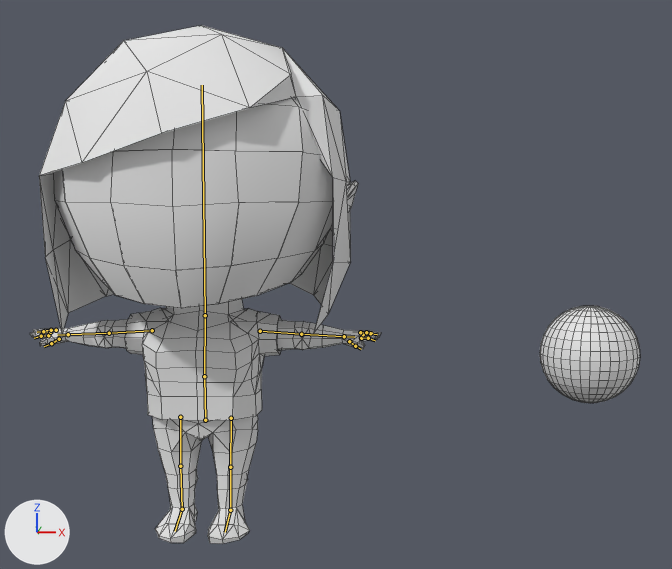
The Blender file raw/models/characters/marks/nova-kid.blend: old version first, new version second.
Camera for both pictures: a 50 mm camera at (4.6, -23.4, 8.2) aimed at (3.1, 4.7, 5.9). The axes (+X, +Y, +Z) are drawn at lower left. The lights are the same throughout. The bones that bend it are drawn over the model as lines. Mesh edges are drawn as thin lines.

Names of what the first picture shows: 'Sphere', 'face', 'hair-straight', 'novakid', 'tshirt'.
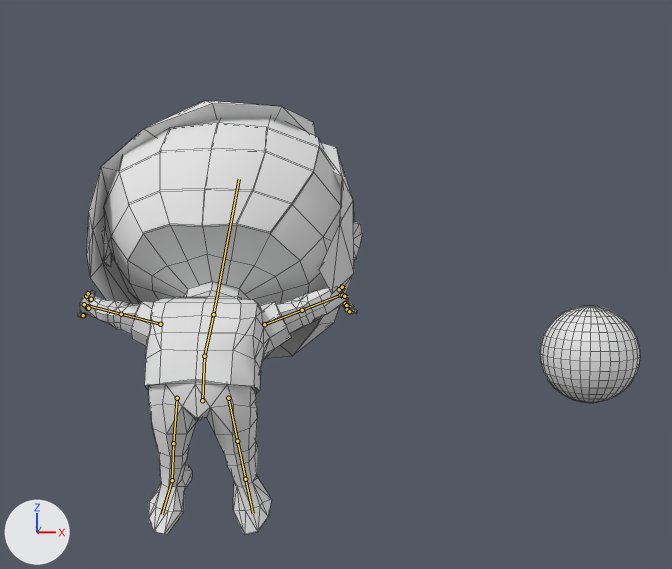
The newer file adds an action. The first version stands in its rest pose; the second is drawn at frame 43 of the action 'sleepy_yawn'.

The edits, one by one:
Bone 'spine.lower' (bone_spine_lower) moves from (0.0, 0.0, 0.0) to (0.0, 0.6, 0.34).
Bone 'spine.lower' (bone_spine_lower) turns from (0, 0, 0) to (-21, 0, 0) degrees about its own x, y and z.
Bone 'spine.upper' (bone_spine_upper) turns from (0, 0, 0) to (-28, 0, 0) degrees about its own x, y and z.
Bone 'head' (bone_head) turns from (0, 0, 0) to (-1, 0, 0) degrees about its own x, y and z.
Bone 'arm.hand.L' (bone_arm_hand_l) moves from (0.0, 0.0, 0.0) to (1.58, 0.06, 0.46).
Bone 'arm.hand.L' (bone_arm_hand_l) turns from (0, 0, 0) to (-63, -10, 94) degrees about its own x, y and z.
Bone 'arm.hand.thumb.upper.L' (bone_arm_hand_thumb_upper_l) turns from (0, 0, 0) to (-23, -20, 3) degrees about its own x, y and z.
Bone 'arm.hand.thumb.lower.L' (bone_arm_hand_thumb_lower_l) turns from (0, 0, 0) to (-16, 26, -4) degrees about its own x, y and z.
Bone 'arm.hand.ifinger.upper.L' (bone_arm_hand_ifinger_upper_l) moves from (0.0, 0.0, 0.0) to (0.07, -0.03, 0.0).
Bone 'arm.hand.ifinger.upper.L' (bone_arm_hand_ifinger_upper_l) turns from (0, 0, 0) to (-11, 12, -12) degrees about its own x, y and z.
Bone 'arm.hand.mfinger.upper.L' (bone_arm_hand_mfinger_upper_l) moves from (0.0, 0.0, 0.0) to (0.01, -0.02, 0.0).
Bone 'arm.hand.mfinger.upper.L' (bone_arm_hand_mfinger_upper_l) turns from (0, 0, 0) to (4, 14, -5) degrees about its own x, y and z.
Bone 'arm.hand.mfinger.lower.L' (bone_arm_hand_mfinger_lower_l) moves from (0.0, 0.0, 0.0) to (0.08, -0.04, 0.0).
Bone 'arm.hand.mfinger.lower.L' (bone_arm_hand_mfinger_lower_l) turns from (0, 0, 0) to (0, 3, -11) degrees about its own x, y and z.
Bone 'arm.hand.pfinger.upper.L' (bone_arm_hand_pfinger_upper_l) moves from (0.0, 0.0, 0.0) to (-0.04, -0.02, 0.0).
Bone 'arm.hand.pfinger.upper.L' (bone_arm_hand_pfinger_upper_l) turns from (0, 0, 0) to (16, 16, 2) degrees about its own x, y and z.
Bone 'arm.lower.R' (bone_arm_lower_r) turns from (0, 0, 0) to (1, -34, -2) degrees about its own x, y and z.
Bone 'arm.hand.R' (bone_arm_hand_r) moves from (0.0, 0.0, 0.0) to (-7.34, 1.4, 3.01).
Bone 'arm.hand.R' (bone_arm_hand_r) turns from (0, 0, 0) to (-78, 10, -92) degrees about its own x, y and z.
Bone 'arm.hand.thumb.upper.R' (bone_arm_hand_thumb_upper_r) turns from (0, 0, 0) to (-24, -10, -12) degrees about its own x, y and z.
Bone 'arm.hand.thumb.lower.R' (bone_arm_hand_thumb_lower_r) turns from (0, 0, 0) to (7, 34, 20) degrees about its own x, y and z.
Bone 'arm.hand.ifinger.upper.R' (bone_arm_hand_ifinger_upper_r) moves from (0.0, 0.0, 0.0) to (0.0, -0.04, 0.01).
Bone 'arm.hand.ifinger.upper.R' (bone_arm_hand_ifinger_upper_r) turns from (0, 0, 0) to (-11, 7, 11) degrees about its own x, y and z.
Bone 'arm.hand.mfinger.upper.R' (bone_arm_hand_mfinger_upper_r) moves from (0.0, 0.0, 0.0) to (-0.02, -0.02, 0.0).
Bone 'arm.hand.mfinger.upper.R' (bone_arm_hand_mfinger_upper_r) turns from (0, 0, 0) to (3, 3, 9) degrees about its own x, y and z.
Bone 'arm.hand.pfinger.upper.R' (bone_arm_hand_pfinger_upper_r) moves from (0.0, 0.0, 0.0) to (-0.02, 0.0, 0.0).
Bone 'arm.hand.pfinger.upper.R' (bone_arm_hand_pfinger_upper_r) turns from (0, 0, 0) to (12, -1, 7) degrees about its own x, y and z.
Bone 'arm.hand.ik.L' (bone_arm_hand_ik_l) moves from (0.0, 0.0, 0.0) to (-2.21, 1.37, 0.78).
Bone 'arm.hand.ik.L' (bone_arm_hand_ik_l) turns from (0, 0, 0) to (-7, -5, 5) degrees about its own x, y and z.
Bone 'arm.elbow.target.L' (bone_arm_elbow_target_l) moves from (0.0, 0.0, 0.0) to (-3.96, 2.86, -2.22).
Bone 'leg.foot.ik.R' (bone_leg_foot_ik_r) moves from (0.0, 0.0, 0.0) to (0.7, 0.3, 0.24).
Bone 'leg.foot.ik.R' (bone_leg_foot_ik_r) turns from (0, 0, 0) to (-23, -15, -43) degrees about its own x, y and z.
Bone 'arm.hand.ik.R' (bone_arm_hand_ik_r) moves from (0.0, 0.0, 0.0) to (1.58, 1.31, 0.94).
Bone 'arm.elbow.target.R' (bone_arm_elbow_target_r) moves from (0.0, 0.0, 0.0) to (4.43, 3.26, -2.02).
Bone 'leg.foot.ik.L' (bone_leg_foot_ik_l) moves from (0.0, 0.0, 0.0) to (-0.73, 0.41, 0.24).
Bone 'leg.foot.ik.L' (bone_leg_foot_ik_l) turns from (0, 0, 0) to (-24, 13, 51) degrees about its own x, y and z.

Boxes (x1, y1, x2, y2) around the edits, measured in the pictures (672 x 569 px):
'novakid', posed (19% narrower, 6% shorter): before (30, 98, 381, 544); after (77, 117, 362, 535)
'hair-straight', posed (14% narrower, 16% shorter): before (39, 25, 351, 333); after (87, 100, 355, 358)
'face', posed (17% narrower, 31% shorter): before (62, 149, 303, 308); after (119, 123, 319, 232)
'tshirt', posed (14% shorter): before (125, 308, 282, 421); after (131, 297, 291, 394)
bone 'spine.lower', root to tip: before (205, 420) to (204, 376); after (202, 400) to (204, 356)
bone 'spine.upper', root to tip: before (204, 376) to (205, 315); after (204, 356) to (213, 314)
bone 'head', root to tip: before (205, 315) to (202, 85); after (213, 314) to (239, 179)
bone 'arm.hand.L', root to tip: before (344, 336) to (354, 337); after (340, 295) to (343, 298)
bone 'arm.hand.thumb.upper.L', root to tip: before (349, 341) to (355, 346); after (339, 289) to (342, 287)
bone 'arm.hand.thumb.lower.L', root to tip: before (355, 346) to (361, 349); after (342, 287) to (345, 287)
bone 'arm.hand.ifinger.upper.L', root to tip: before (361, 338) to (368, 338); after (342, 295) to (344, 296)
bone 'arm.hand.mfinger.upper.L', root to tip: before (363, 334) to (370, 333); after (345, 303) to (346, 305)
bone 'arm.hand.mfinger.lower.L', root to tip: before (370, 333) to (377, 334); after (346, 305) to (350, 306)
bone 'arm.hand.pfinger.upper.L', root to tip: before (360, 332) to (366, 332); after (347, 309) to (349, 311)
bone 'arm.lower.R', root to tip: before (109, 333) to (68, 334); after (121, 314) to (84, 304)
bone 'arm.hand.R', root to tip: before (68, 334) to (57, 335); after (84, 304) to (86, 304)
bone 'arm.hand.thumb.upper.R', root to tip: before (59, 339) to (51, 343); after (86, 296) to (88, 293)
bone 'arm.hand.thumb.lower.R', root to tip: before (51, 343) to (44, 346); after (88, 293) to (89, 290)
bone 'arm.hand.ifinger.upper.R', root to tip: before (48, 335) to (41, 336); after (90, 299) to (91, 299)
bone 'arm.hand.mfinger.upper.R', root to tip: before (50, 332) to (43, 331); after (87, 308) to (88, 308)
bone 'arm.hand.pfinger.upper.R', root to tip: before (56, 330) to (51, 330); after (83, 315) to (83, 315)
